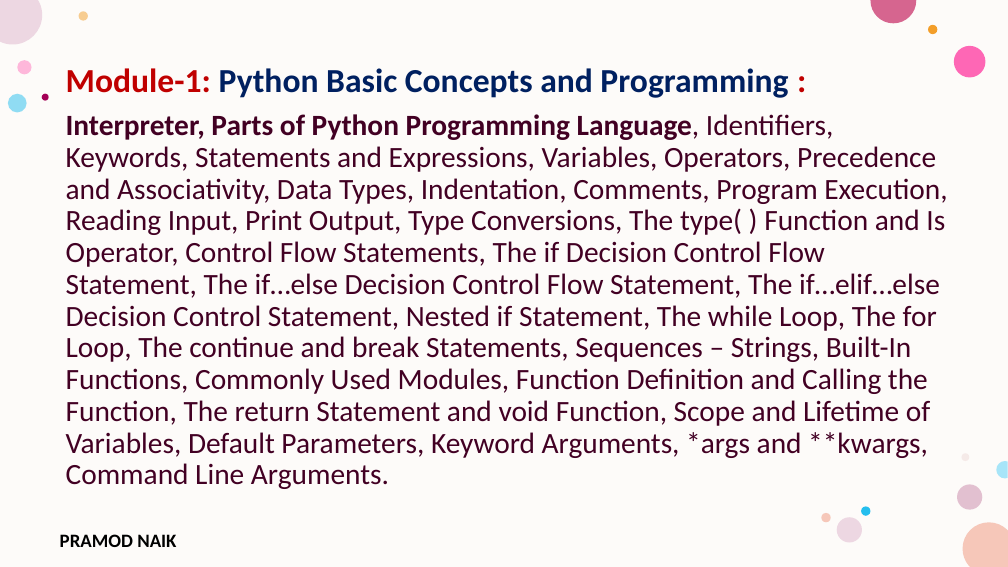
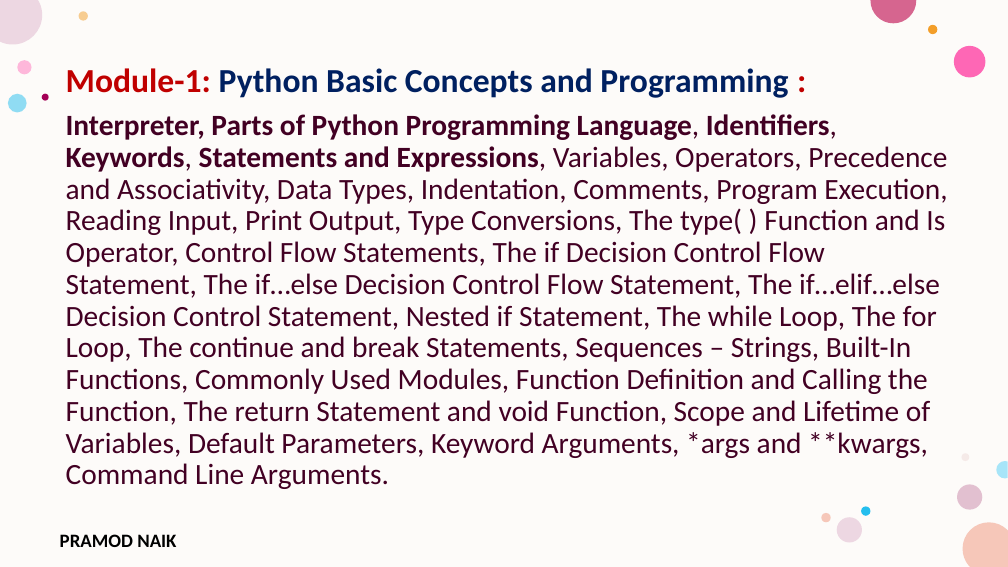
Before and after one commit to PRAMOD-VISHNU-NAIK/MCA-4th-Sem-Python-Shridevi-College, a slide deck: slide 21 of Theory Class-Notes/Module-1 Python Basic Concepts and Programming.pptx (slide 10 before the commit). Drawn at 1008x567 pixels with LibreOffice and Linux fonts; fonts in the diff are those of the drawing; background and template pictures are left out. Boxes give left, top, right and bottom in pixels: in the first picture for what was removed or moved away, otherwise in the second. Text is boxed around its words. In the diff, an @@ line names an element or a change of style, - is before the commit and + after.

Commit message:
Updated PPT

```diff
--- a/Theory Class-Notes/Module-1 Python Basic Concepts and Programming.pptx
+++ b/Theory Class-Notes/Module-1 Python Basic Concepts and Programming.pptx
@@ text at [66,114,947,489]: bold on in "Identifiers, Keywords, Statements and Expressions," @@
```
Also in this commit, not shown: 12 slides added.
